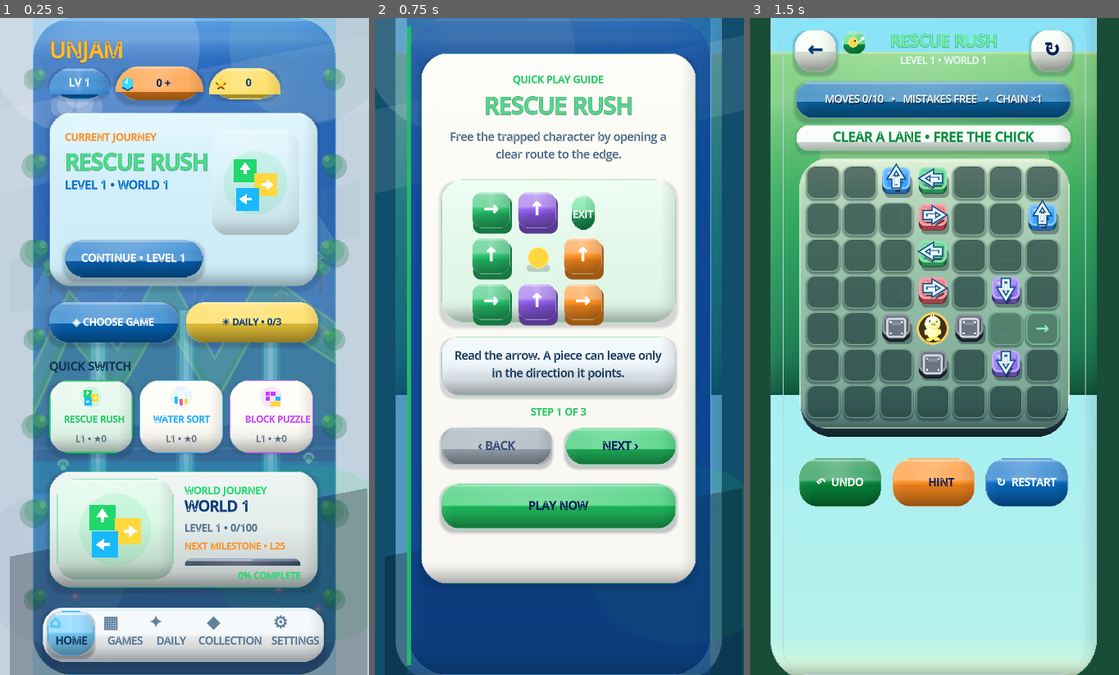
Above: before the commit, frames 1-3 (left to right).
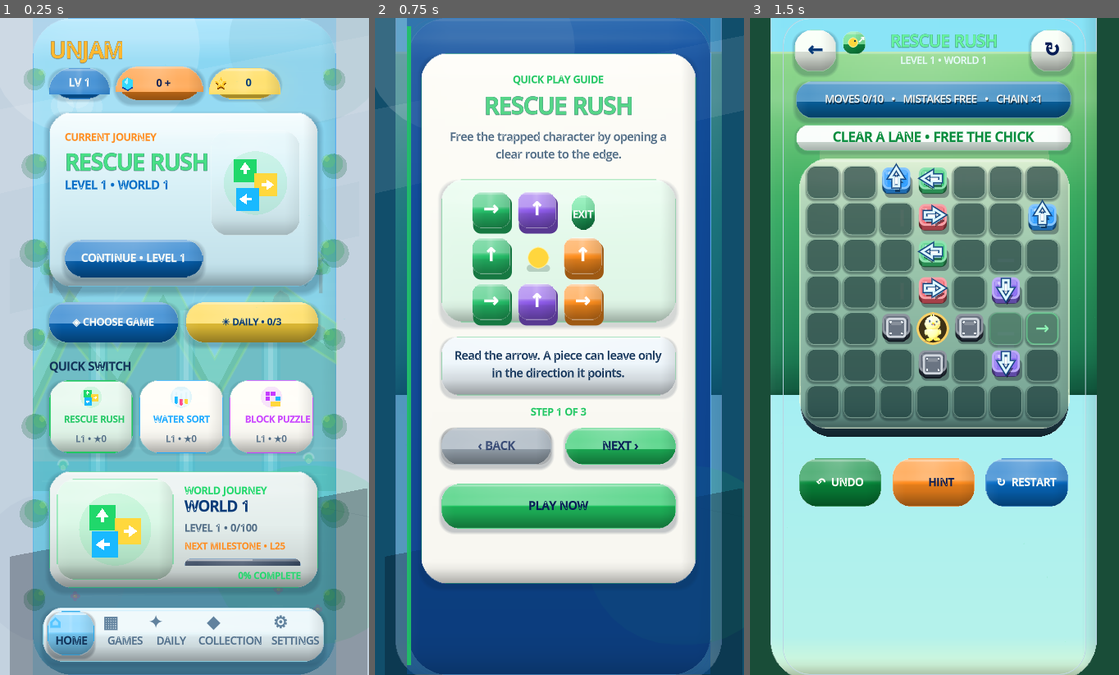
Above: after the commit, the same moments.

Repository: eghosa001/unjam
Game: Godot game, scene res://scenes/Main.tscn
Two runs of this game, one before a commit and one after it. Both use one fixed random seed, a clock stepped at 60 frames per second and the inputs below.
Inputs:
- Up to frame 1 (0.25 s): no input
- Up to frame 2 (0.75 s): click "CONTINUE • LEVEL 1" at 0.5 s
- Up to frame 3 (1.5 s): click "PLAY NOW" at 1.25 s

The runs differ from the first frame. In frame 1, 29% of the frame differs, in the area x 9-91%, y 0-100%; in frame 2, nothing differs; in frame 3, nothing differs.

Commit message:
Deepen premium light-mode materials

Diff:
--- a/scripts/ui/premium_home_direct_levels.gd
+++ b/scripts/ui/premium_home_direct_levels.gd
@@ -21,9 +21,9 @@
 const DARK_CARD := Color("#223b50")
 const DARK_INK := Color("#eef7ff")
 const DARK_MUTED := Color("#b6c7d6")
-const SCENE_TOP := Color("#1b63c5")
-const SCENE_MID := Color("#173f98")
-const SCENE_BOTTOM := Color("#0a1d58")
+const SCENE_TOP := Color("#c9f4fb")
+const SCENE_MID := Color("#89d4e8")
+const SCENE_BOTTOM := Color("#4b9fc7")
 const DARK_SCENE_TOP := Color("#101932")
 const DARK_SCENE_MID := Color("#0b1631")
 const DARK_SCENE_BOTTOM := Color("#060d22")
@@ -141,13 +141,13 @@
 	canvas.move_child(ribbon, 1)
 
 func _add_hero(canvas: Control) -> void:
-	RefCanvas.add_shadow(canvas, Rect2(21, 121, 346, 224), 20, Color(0.03, 0.12, 0.22, 0.16), 5, Vector2(0, 4))
+	RefCanvas.add_shadow(canvas, Rect2(21, 121, 346, 224), 20, Color(0.03, 0.12, 0.22, 0.25 if not _home_dark() else 0.16), 8 if not _home_dark() else 5, Vector2(0, 6 if not _home_dark() else 4))
 	var hero := PanelContainer.new()
 	hero.name = "FigmaHomeHero"
 	if _home_dark():
 		hero.add_theme_stylebox_override("panel", RefCanvas.rounded_gradient3(Color("#162a40"), Color("#12243a"), Color("#0f1d30"), 20, Color(0.24,0.62,0.88,0.62), 1.2))
 	else:
-		hero.add_theme_stylebox_override("panel", RefCanvas.rounded_gradient3(Color("#d7f4ff"), Color("#d1eef9"), Color("#caeaf6"), 20, Color(0.505, 0.769, 0.945, 0.32), 1.2))
+		hero.add_theme_stylebox_override("panel", RefCanvas.rounded_gradient3(Color("#f4fdff"), Color("#d9f1f7"), Color("#b8dae5"), 20, Color("#70bfd9"), 1.5, 0.43))
 	RefCanvas.set_rect(hero, 21, 121, 346, 224)
 	hero.mouse_filter = Control.MOUSE_FILTER_IGNORE
 	canvas.add_child(hero)
@@ -334,8 +334,8 @@
 	var shell := PanelContainer.new()
 	shell.name = "HomeBottomNav3D"
 	RefCanvas.add_shadow(canvas, Rect2(13, 757, 362, 70), 18, Color(0.02, 0.10, 0.18, 0.16), 5, Vector2(0, 4))
-	var nav_fill := Color(0.055,0.085,0.15,0.985) if _home_dark() else Color(0.985,0.995,1.0,0.98)
-	var nav_border := Color(0.24,0.39,0.54,0.94) if _home_dark() else Color(0.70,0.86,0.97,0.84)
+	var nav_fill := Color(0.055,0.085,0.15,0.985) if _home_dark() else Color("#e8f6fa")
+	var nav_border := Color(0.24,0.39,0.54,0.94) if _home_dark() else Color("#83c7db")
 	shell.add_theme_stylebox_override("panel", RefCanvas.rounded_gradient3(nav_fill.lightened(0.12), nav_fill, nav_fill.darkened(0.10), 18, nav_border, 1, 0.40))
 	RefCanvas.set_rect(shell, 13, 757, 362, 70)
 	shell.mouse_filter = Control.MOUSE_FILTER_IGNORE
